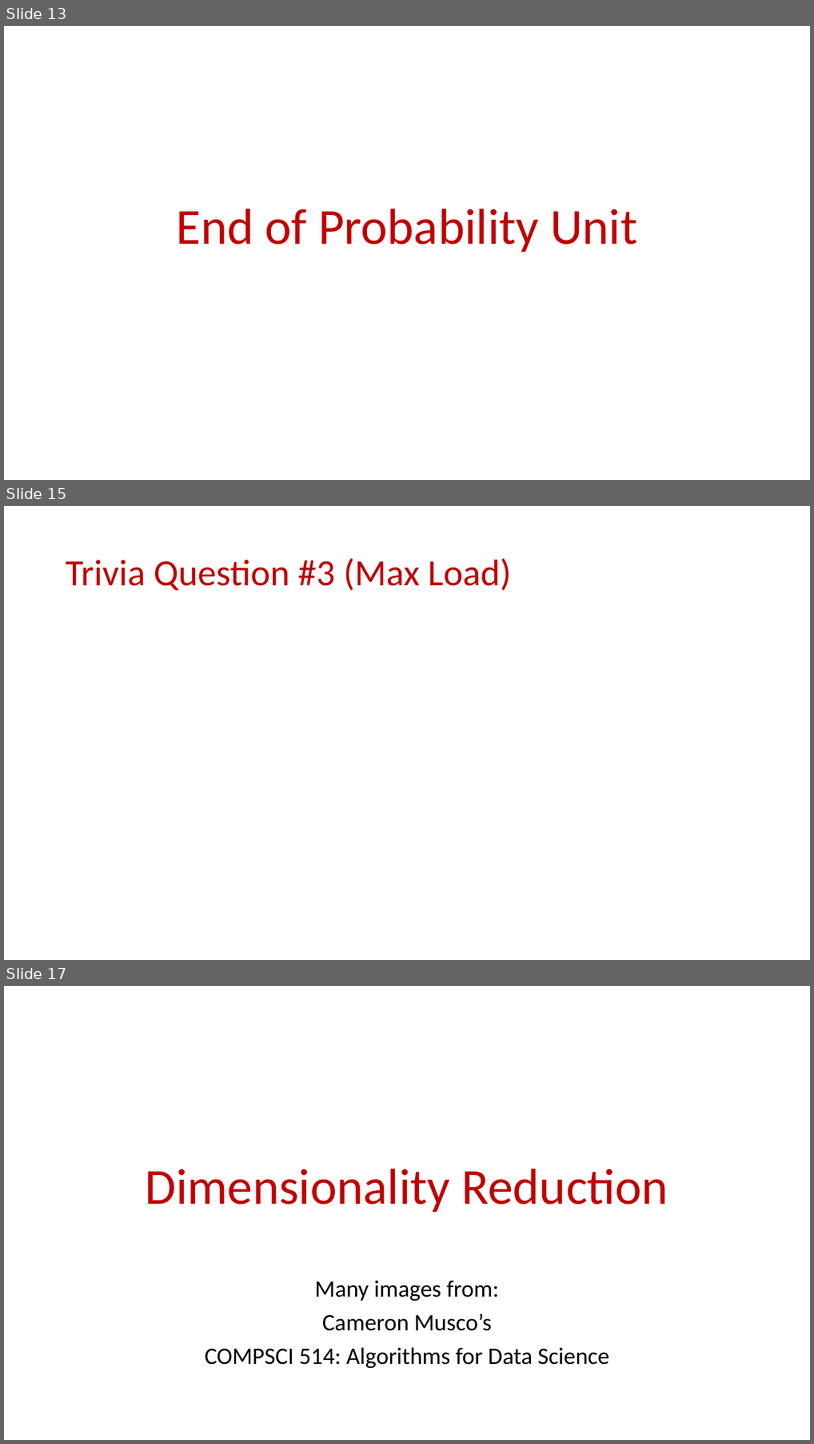
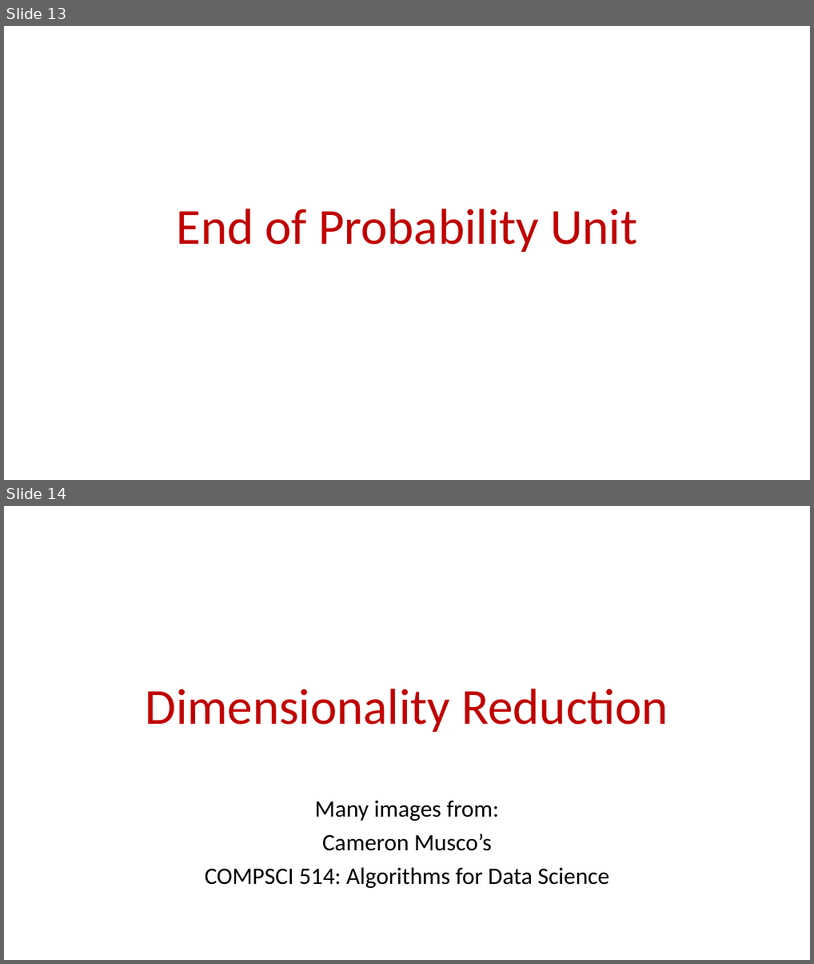
Before and after one commit to samsonzhou/samsonzhou.github.io, a slide deck: CSCE658-S24/L6.pptx. Shown one above the other, each under a label of ours: slides 13, 15 and 17 before the commit, slides 13 and 14 after it; the slides between them are not shown. The pictures are 814x1444 and 814x964 pixels, drawn with LibreOffice and Linux fonts; fonts in the diff are those of the drawing; grey boxes stand for pictures. Boxes give left, top, right and bottom in pixels: in the first picture for what was removed or moved away, otherwise in the second. Text is boxed around its words. In the diff, an @@ line names an element or a change of style, - is before the commit and + after.

```diff
--- a/CSCE658-S24/L6.pptx
+++ b/CSCE658-S24/L6.pptx
@@ slide 15 removed at (4,506,810,960), background #FFFFFF @@
@@ title removed at (66,558,511,591) @@
-Trivia Question #3 (Max Load)
@@ what was slide 17 is now slide 14 @@
```
Also in this commit, not shown: 3 slides changed, 2 other slides removed.
